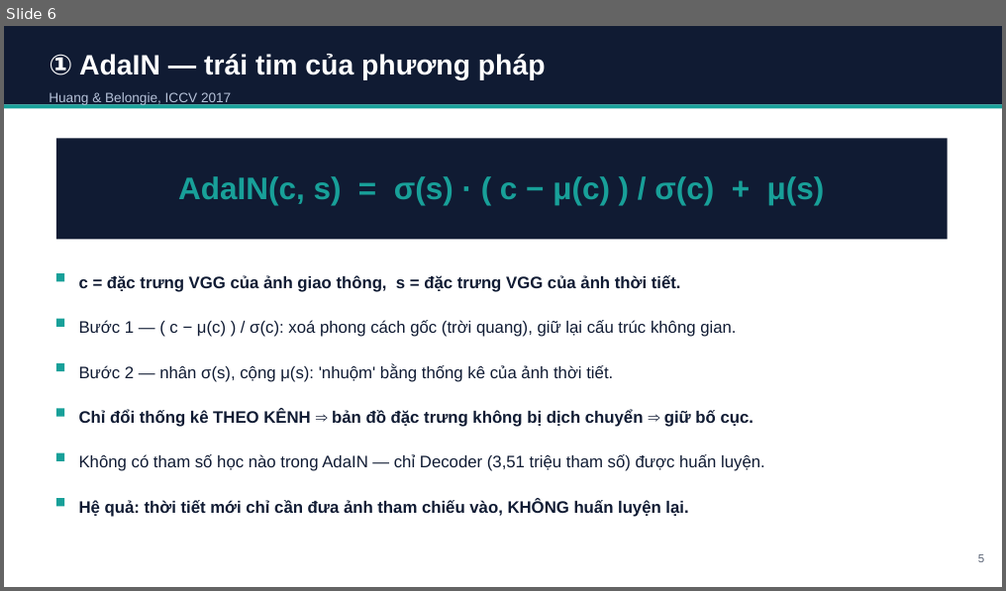
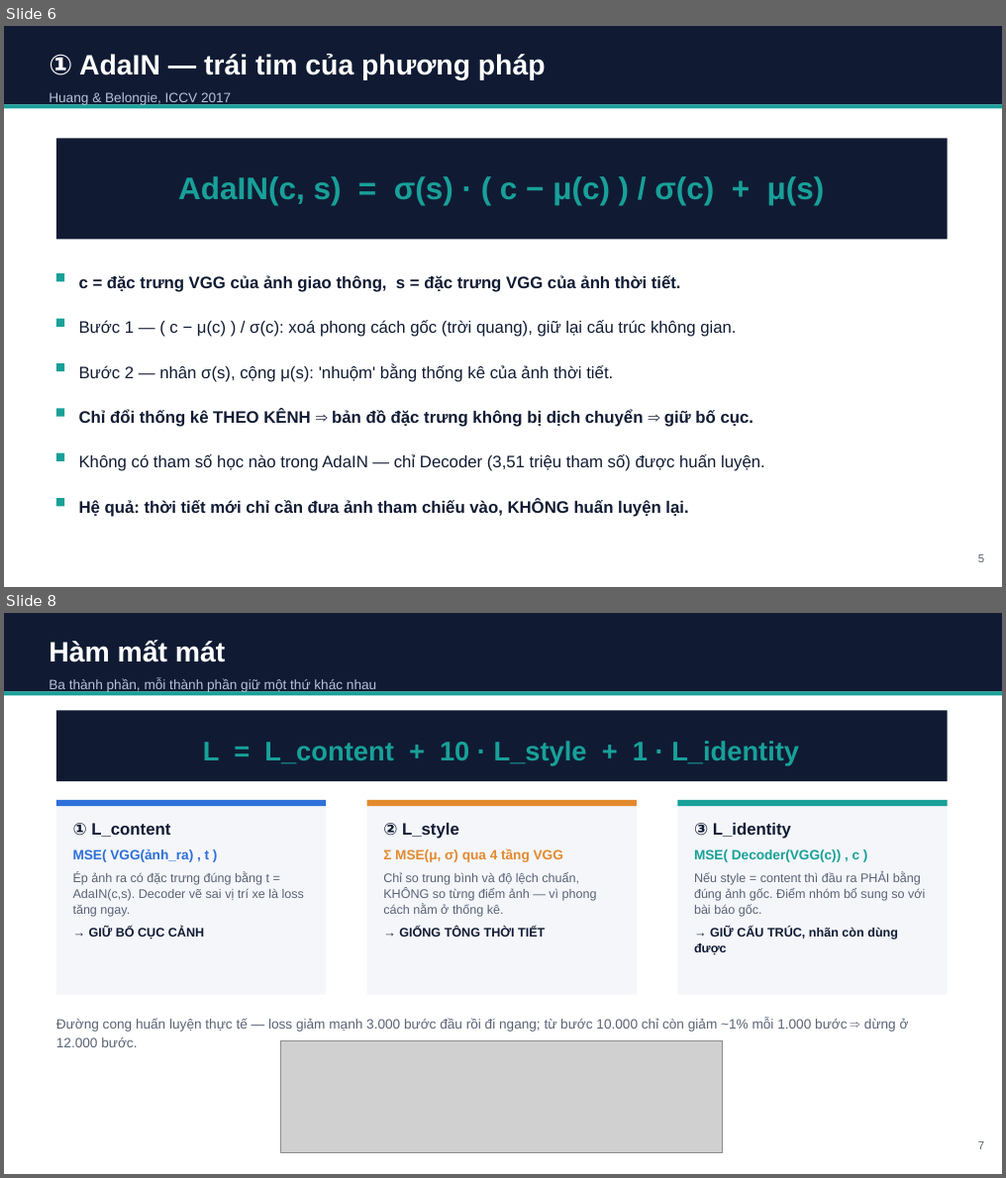
Before and after one commit to QuyDatSadBoy/StyleTranfer_Viettel_Course_DeepLearning, a slide deck: slides/BaoCao_TangCuongDuLieuThoiTiet.pptx. Shown one above the other, each under a label of ours: slide 6 before the commit, slides 6 and 8 after it; the slides between them are not shown. The pictures are 1006x591 and 1006x1178 pixels, drawn with LibreOffice and Linux fonts; fonts in the diff are those of the drawing; grey boxes stand for pictures. Boxes give left, top, right and bottom in pixels: in the first picture for what was removed or moved away, otherwise in the second. Text is boxed around its words. In the diff, an @@ line names an element or a change of style, - is before the commit and + after.

```diff
--- a/slides/BaoCao_TangCuongDuLieuThoiTiet.pptx
+++ b/slides/BaoCao_TangCuongDuLieuThoiTiet.pptx
@@ slide 8 added at (4,613,1002,1174), background #FFFFFF @@
@@ rectangle added at (4,613,1002,691), fill #101B33 @@
@@ text added at (49,640,376,692), 13 pt, text #B6C2D9 @@
+Hàm mất mát
+Ba thành phần, mỗi thành phần giữ một thứ khác nhau
@@ rectangle added at (4,691,1002,696), fill #18A099 @@
@@ rectangle added at (56,710,947,781), fill #101B33 @@
@@ text added at (203,741,799,765), 26 pt, text #18A099, bold @@
+L = L_content + 10 · L_style + 1 · L_identity
@@ rectangle added at (56,800,326,995), fill #F4F6FA @@
@@ rectangle added at (56,800,326,806), fill #2E6FD9 @@
@@ rectangle added at (367,800,637,995), fill #F4F6FA @@
@@ rectangle added at (367,800,637,806), fill #E48A2E @@
@@ rectangle added at (678,800,947,995), fill #F4F6FA @@
@@ rectangle added at (678,800,947,806), fill #18A099 @@
@@ text added at (73,823,304,940), 12 pt, text #5A6375 @@
+① L_content
+MSE( VGG(ảnh_ra) , t )
+Ép ảnh ra có đặc trưng đúng bằng t = AdaIN(c,s). Decoder vẽ sai vị trí xe là loss tăng ngay.
+→ GIỮ BỐ CỤC CẢNH
@@ text added at (383,823,597,937), 12 pt, text #5A6375 @@
+② L_style
+Σ MSE(μ, σ) qua 4 tầng VGG
+Chỉ so trung bình và độ lệch chuẩn, KHÔNG so từng điểm ảnh — vì phong cách nằm ở thống kê.
+→ GIỐNG TÔNG THỜI TIẾT
@@ text added at (694,823,925,956), 12 pt, text #5A6375 @@
+③ L_identity
+MSE( Decoder(VGG(c)) , c )
+Nếu style = content thì đầu ra PHẢI bằng đúng ảnh gốc. Điểm nhóm bổ sung so với bài báo gốc.
+→ GIỮ CẤU TRÚC, nhãn còn dùng được
@@ text added at (56,1018,909,1048), 13 pt, text #5A6375 @@
+Đường cong huấn luyện thực tế — loss giảm mạnh 3.000 bước đầu rồi đi ngang; từ bước 10.000 chỉ còn giảm ~1% mỗi 1.000 bước ⇒ dừng ở 12.000 bước.
@@ picture added at (281,1042,723,1154) @@
@@ text added at (978,1142,984,1150), 11 pt, text #5A6375 @@
+7
```
Also in this commit, not shown: 7 slides changed, 1 other slide added, 2 slides removed, 6 other files.
